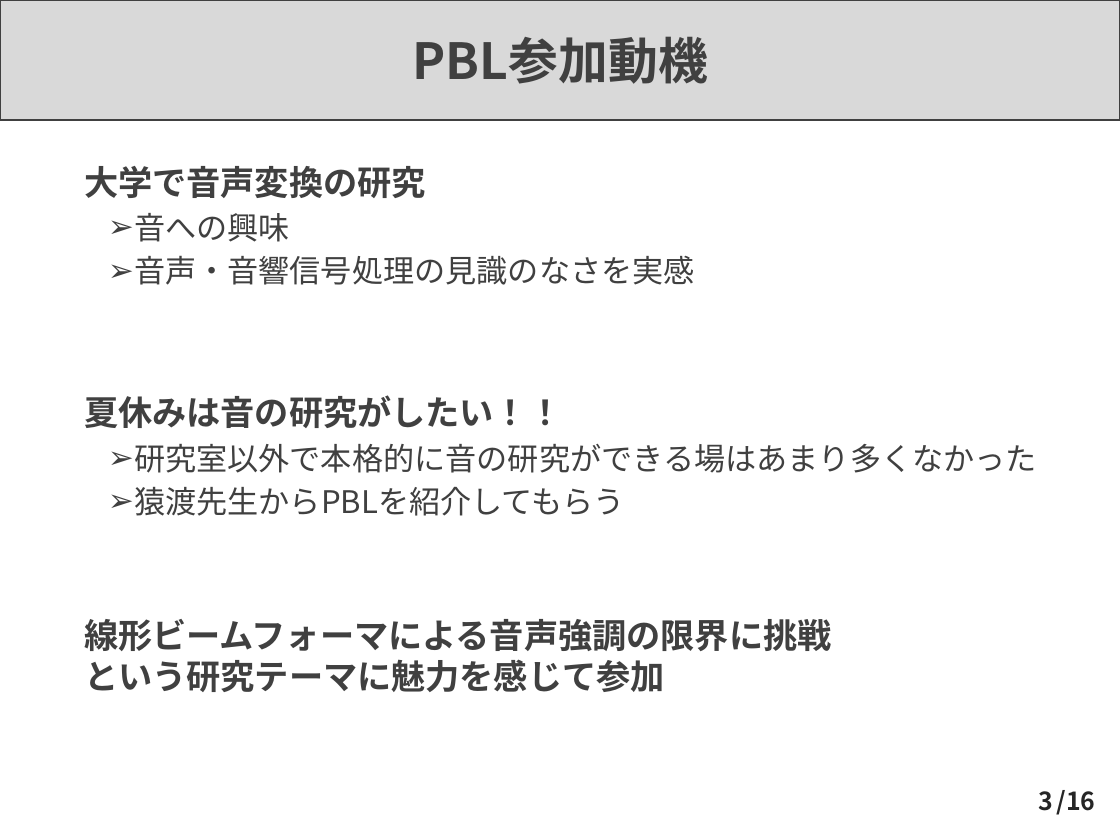
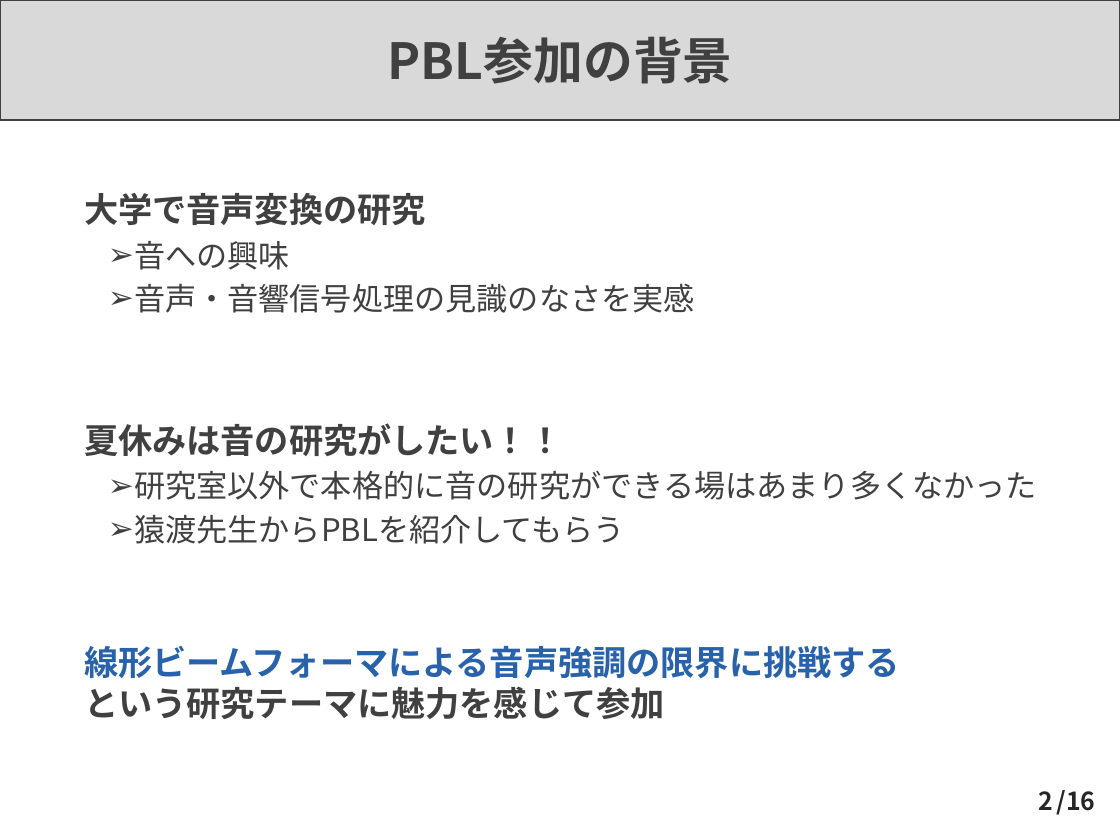
Before and after one commit to Takaaki-Saeki/Algorithms, a slide deck: slide 2 of PBL最終発表.pptx (slide 3 before the commit). Drawn at 1120x840 pixels with LibreOffice and Linux fonts; fonts in the diff are those of the drawing. Boxes give left, top, right and bottom in pixels: in the first picture for what was removed or moved away, otherwise in the second. Text is boxed around its words. In the diff, an @@ line names an element or a change of style, - is before the commit and + after.

```diff
--- a/PBL最終発表.pptx
+++ b/PBL最終発表.pptx
@@ title at bbox=[388, 36, 733, 84]: text changed @@
-PBL参加動機
+PBL参加の背景
@@ text "大学で音声変換の研究": place and size @@
-text "大学で音声変換の研究" at bbox=[84, 166, 1037, 692]
+text "大学で音声変換の研究" at bbox=[84, 193, 1037, 719]
@@ text at bbox=[84, 646, 900, 719]: text changed; text colour #404040 to #2862AA @@
-➢ 線形ビームフォーマによる音声強調の限界に挑戦
-  という研究テーマに魅力を感じて参加
+➢ 線形ビームフォーマによる音声強調の限界に挑戦する
+  という研究テーマに魅力を感じて参加
@@ page number at bbox=[1038, 791, 1053, 810]: text changed @@
-3
+2
```
Also in this commit, not shown: 3 other slides changed, 6 slides added, 3 slides removed.
